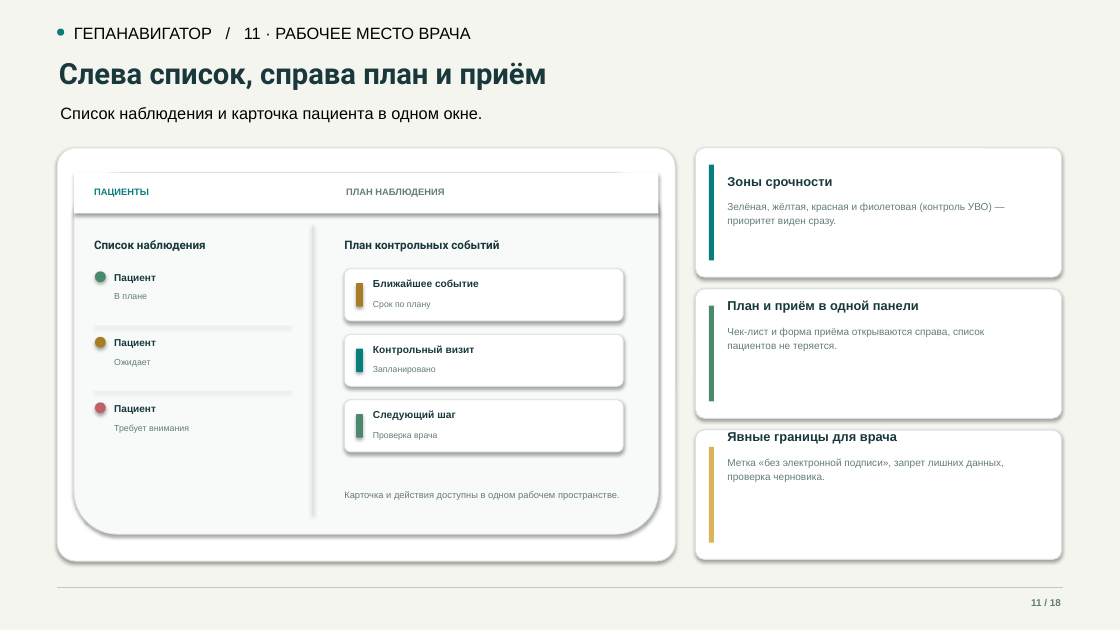
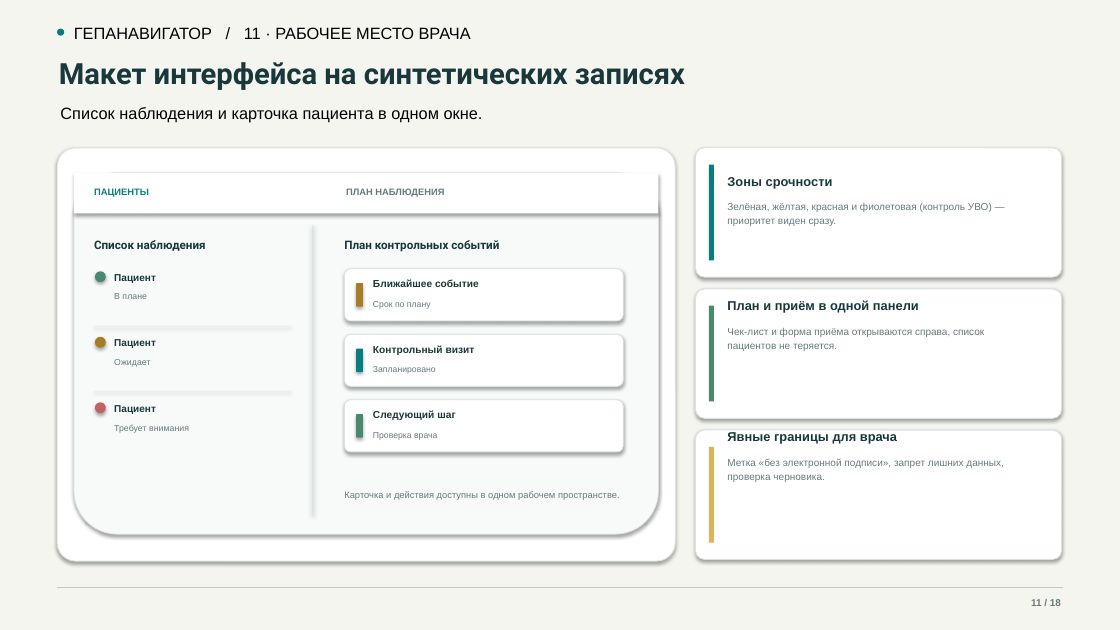
Before and after one commit to devenportg/GepaNavigator, a slide deck: slide 11 of deliverables/GepaNavigator_release.pptx. Drawn at 1120x630 pixels with LibreOffice and Linux fonts; fonts in the diff are those of the drawing. Boxes give left, top, right and bottom in pixels: in the first picture for what was removed or moved away, otherwise in the second. Text is boxed around its words. In the diff, an @@ line names an element or a change of style, - is before the commit and + after.

```diff
--- a/deliverables/GepaNavigator_release.pptx
+++ b/deliverables/GepaNavigator_release.pptx
@@ text at <box>59,62,685,90</box>: text changed @@
-Слева список, справа план и приём
+Макет интерфейса на синтетических записях
```
Also in this commit, not shown: 10 other slides changed, 9 other files.
